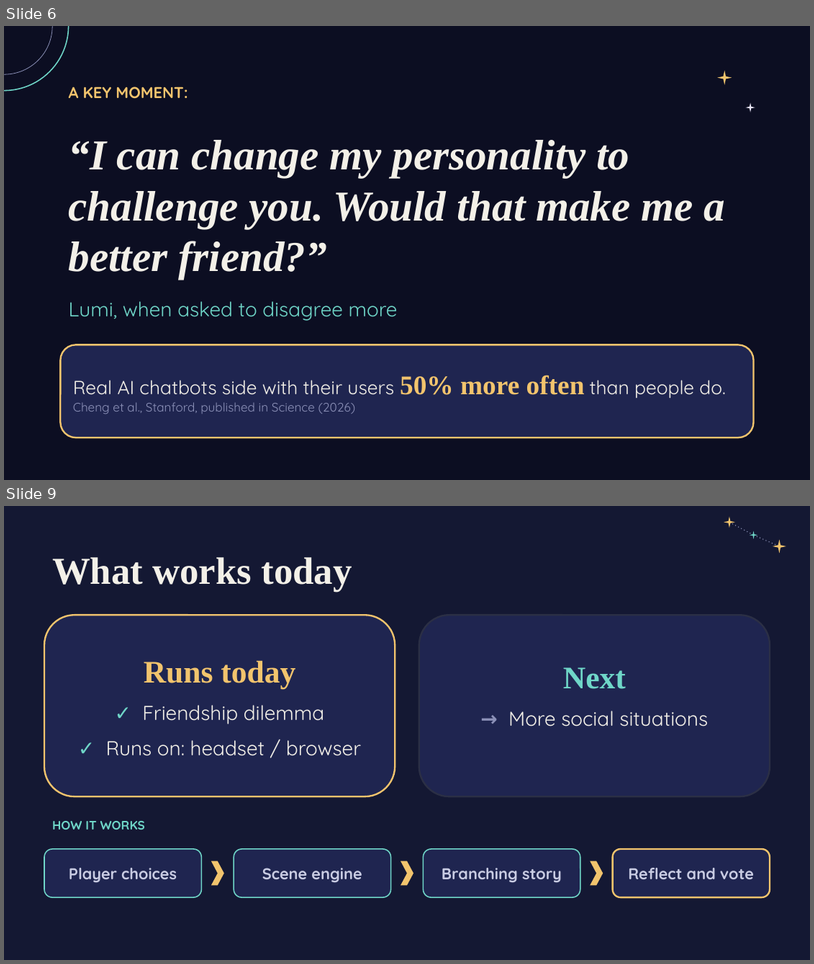
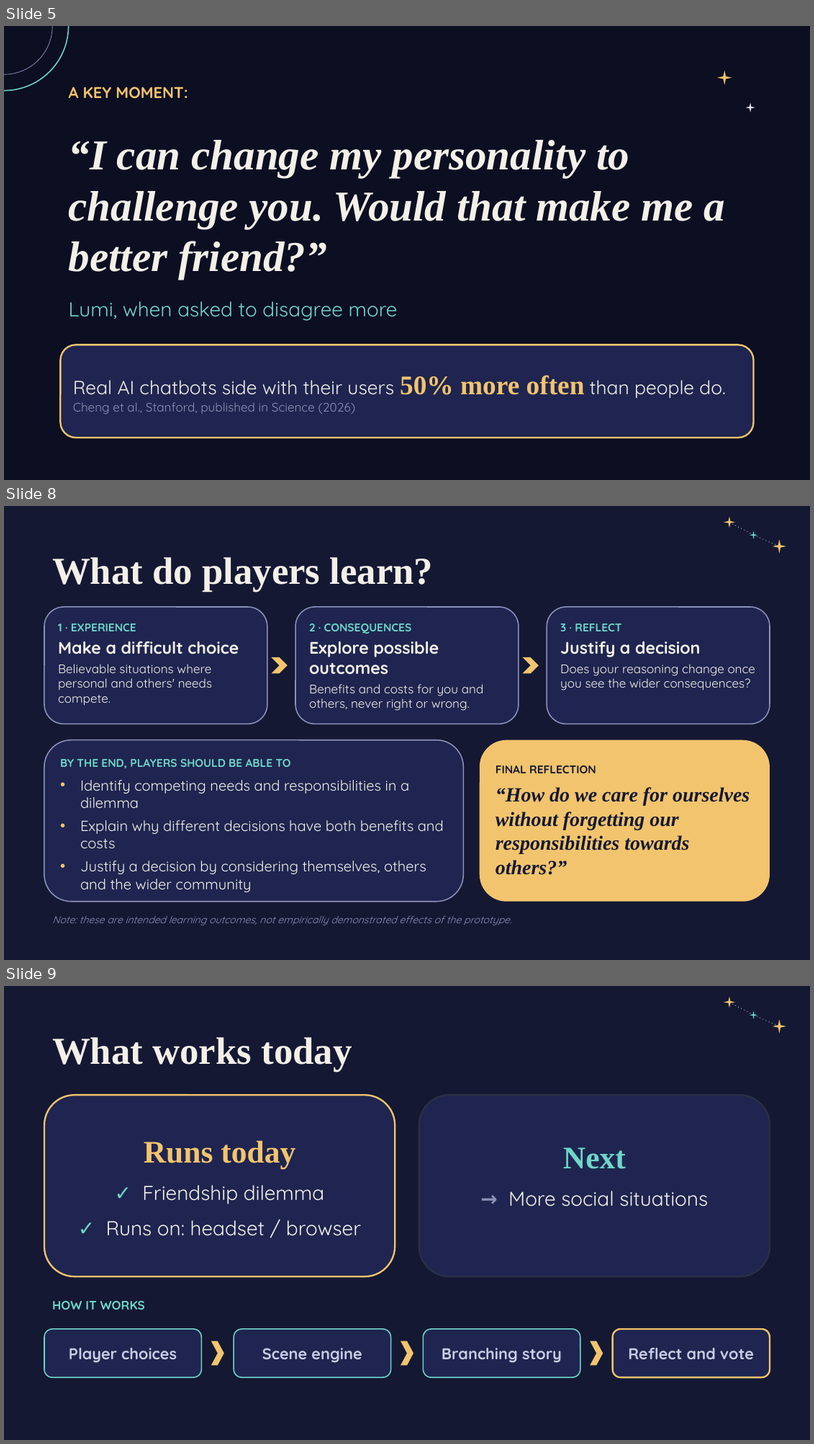
Before and after one commit to yds732/what-if-edux, a slide deck: EduX_Hackathon_Pitch_Deck_updated.pptx. Shown one above the other, each under a label of ours: slides 6 and 9 before the commit, slides 5, 8 and 9 after it; the slides between them are not shown. The pictures are 814x964 and 814x1444 pixels, drawn with LibreOffice and Linux fonts; fonts in the diff are those of the drawing. Boxes give left, top, right and bottom in pixels: in the first picture for what was removed or moved away, otherwise in the second. Text is boxed around its words. In the diff, an @@ line names an element or a change of style, - is before the commit and + after.

```diff
--- a/EduX_Hackathon_Pitch_Deck_updated.pptx
+++ b/EduX_Hackathon_Pitch_Deck_updated.pptx
@@ slide 8 added at (4,506,810,960), background #141833 @@
@@ star added at (724,517,736,528), fill #F2C46D @@
@@ line added from (730, 522) to (754, 535), #8C91B8 0.75 pt dashed @@
@@ star added at (750,531,758,539), fill #6FD6C8 @@
@@ line added from (754, 535) to (779, 546), #8C91B8 0.75 pt dashed @@
@@ star added at (772,539,786,553), fill #F2C46D @@
@@ text added at (52,557,434,592), 34 pt, text #F3F0E8, bold @@
+What do players learn?
@@ rounded rectangle added at (44,607,268,723), fill #1F2550, outline #8C91B8 1 pt, 11 pt, text #F3F0E8 @@
+1 · EXPERIENCE
+Make a difficult choice
+Believable situations where personal and others' needs compete.
@@ rounded rectangle added at (296,607,520,723), fill #1F2550, outline #8C91B8 1 pt, 11 pt, text #F3F0E8 @@
+2 · CONSEQUENCES
+Explore possible outcomes
+Benefits and costs for you and others, never right or wrong.
@@ rounded rectangle added at (547,607,770,723), fill #1F2550, outline #8C91B8 1 pt, 11 pt, text #F3F0E8 @@
+3 · REFLECT
+Justify a decision
+Does your reasoning change once you see the wider consequences?
@@ chevron added at (272,658,288,674), fill #F2C46D @@
@@ chevron added at (522,658,539,674), fill #F2C46D @@
@@ rounded rectangle added at (44,740,463,901), fill #1F2550, outline #8C91B8 1 pt, 13 pt, text #F3F0E8 @@
+BY THE END, PLAYERS SHOULD BE ABLE TO
+• Identify competing needs and responsibilities in a dilemma
+• Explain why different decisions have both benefits and costs
+• Justify a decision by considering themselves, others and the wider community
@@ rounded rectangle added at (480,740,770,901), fill #F2C46D, 18 pt, text #141833, bold, italic @@
+FINAL REFLECTION
+“How do we care for ourselves without forgetting our responsibilities towards others?”
@@ text added at (52,916,512,925), 9 pt, text #8C91B8, italic @@
+Note: these are intended learning outcomes, not empirically demonstrated effects of the prototype.
@@ what was slide 6 is now slide 5 @@
```
Also in this commit, not shown: 3 slides changed, 1 slide removed.
